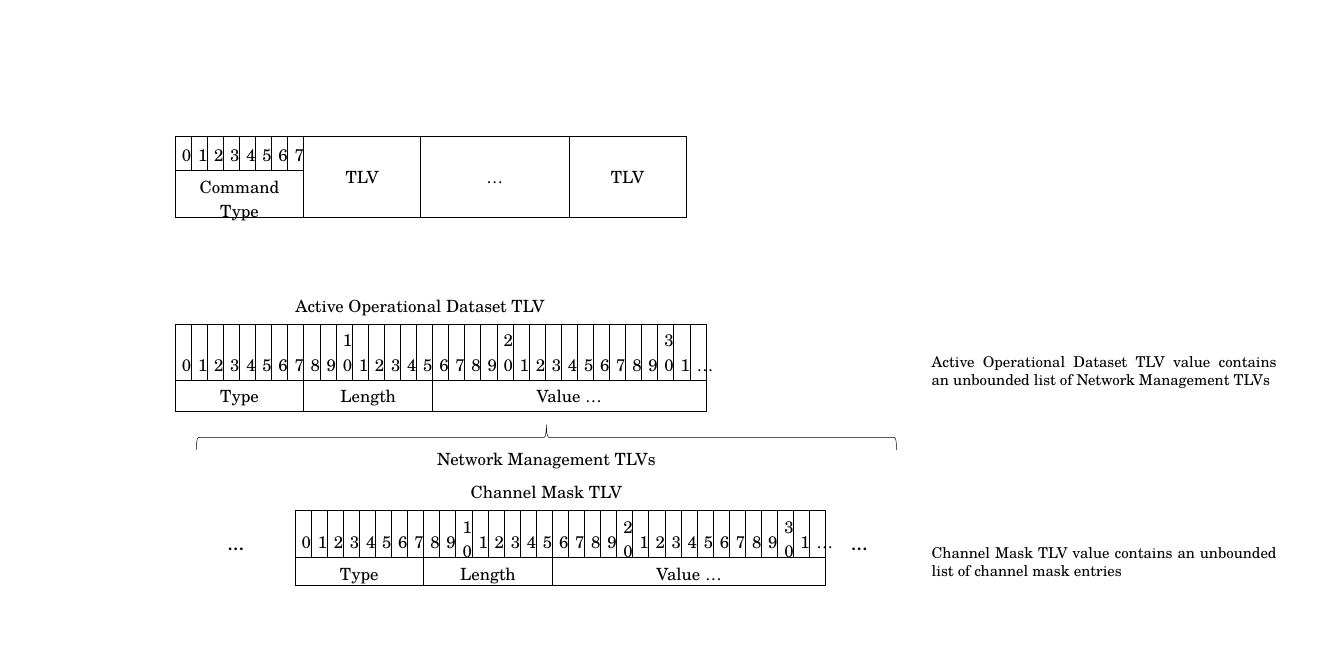
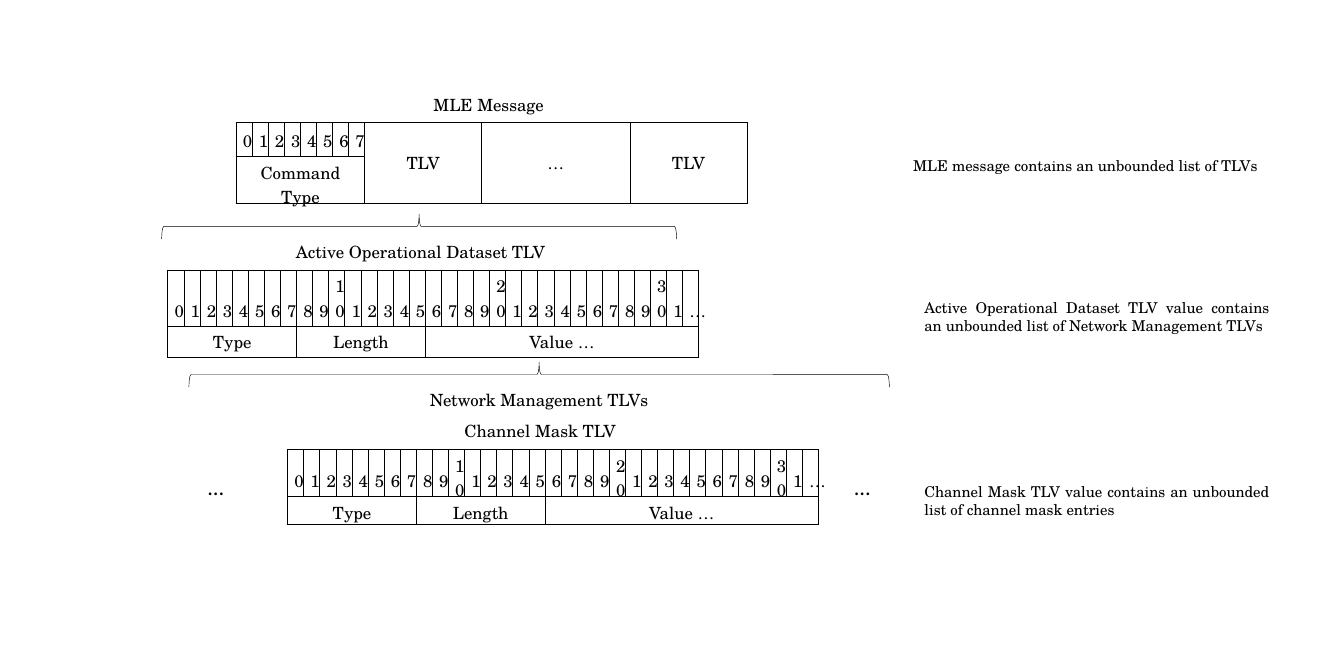
Before and after one commit to mog96/curis-2017-poster, a slide deck: slide 1 of diagrams/thread-mle-message-tlv-heirarchy/thread-mle-message-tlv-heirarchy.pptx. Drawn at 1344x672 pixels with LibreOffice and Linux fonts; fonts in the diff are those of the drawing. Boxes give left, top, right and bottom in pixels: in the first picture for what was removed or moved away, otherwise in the second. Text is boxed around its words. In the diff, an @@ line names an element or a change of style, - is before the commit and + after.

```diff
--- a/diagrams/thread-mle-message-tlv-heirarchy/thread-mle-message-tlv-heirarchy.pptx
+++ b/diagrams/thread-mle-message-tlv-heirarchy/thread-mle-message-tlv-heirarchy.pptx
@@ text added at (x1=433, y1=99, x2=543, y2=115), 18 pt, text #000000 @@
+MLE Message
@@ table moved from (x1=175, y1=136, x2=681, y2=225) to (x1=236, y1=122, x2=742, y2=211) @@
@@ text added at (x1=913, y1=160, x2=1257, y2=174), 16 pt, text #000000 @@
+MLE message contains an unbounded list of TLVs
@@ left brace added at (x1=162, y1=214, x2=677, y2=239), outline #000000 0.5 pt @@
@@ text "Active Operational Dataset TLV" moved from (x1=295, y1=299, x2=544, y2=316) to (x1=296, y1=245, x2=545, y2=262) @@
@@ table moved from (x1=175, y1=325, x2=685, y2=410) to (x1=168, y1=270, x2=678, y2=356) @@
@@ text "Active Operational Dataset TLV value ..." moved from (x1=932, y1=356, x2=1277, y2=388) to (x1=924, y1=302, x2=1269, y2=334) @@
@@ left brace moved from (x1=196, y1=425, x2=896, y2=450) to (x1=190, y1=362, x2=890, y2=387) @@
@@ text "Network Management TLVs" moved from (x1=437, y1=452, x2=656, y2=469) to (x1=430, y1=393, x2=648, y2=410) @@
@@ text "Channel Mask TLV" moved from (x1=471, y1=485, x2=622, y2=499) to (x1=464, y1=424, x2=616, y2=438) @@
@@ text "…" moved from (x1=209, y1=525, x2=263, y2=558) to (x1=189, y1=470, x2=243, y2=503) @@
@@ table moved from (x1=295, y1=511, x2=805, y2=590) to (x1=288, y1=450, x2=798, y2=529) @@
@@ text "…" moved from (x1=833, y1=525, x2=886, y2=558) to (x1=835, y1=470, x2=889, y2=503) @@
@@ text "Channel Mask TLV value contains ..." moved from (x1=932, y1=547, x2=1277, y2=577) to (x1=924, y1=486, x2=1270, y2=516) @@
```
Also in this commit, not shown: 3 other files.
